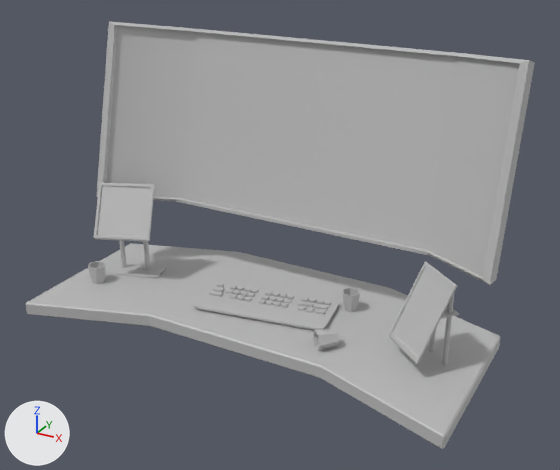
The FBX model Content/SOUSMALINPROJET/Art/tableau_de_board_grp.fbx as it was, and as the next commit left it.
Both versions are drawn from a camera (50 mm lens) standing at (2.27, -1.59, 3.16) and looking at (0.11, 2.34, 1.19). Arrows for +X, +Y and +Z are at lower left; the lights stay in place. Where no turn or scale is listed for an object, it has been applied to the vertices.

In view in the first picture: 'cup_1_msh', 'cup_2_msh', 'cup_3_msh', 'ecran_msh', 'keyboard_msh', 'little_screen_01_msh', 'little_screen_02_msh', 'table_01_msh'.
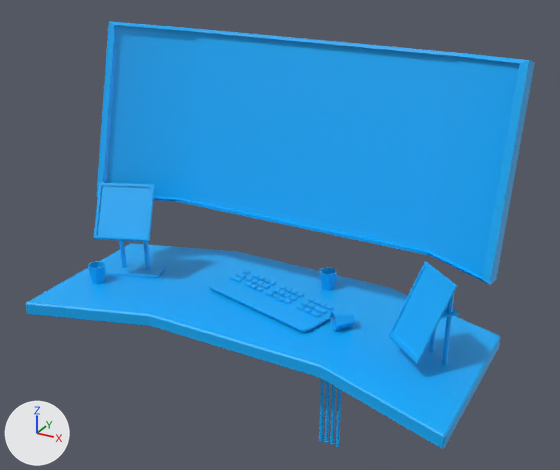
Changed parts and their boxes (x1, y1, x2, y2) in the pictures (560 x 470 px; the box of a moved part takes in the faces that stretch with it):
'ecran_msh', recoloured (grey to blue)
    both: (96, 21, 535, 285)
'table_01_msh', recoloured (grey to blue)
    both: (25, 243, 501, 449)
'keyboard_msh', moved
    before: (194, 281, 339, 330)
    after: (209, 268, 342, 332)
'Asset_1_msh', added (blue)
    after: (319, 379, 342, 447)
'cup_1_msh', recoloured, moved
    before: (313, 330, 339, 351)
    after: (330, 311, 355, 331)
'cup_2_msh', recoloured, moved
    before: (342, 287, 360, 312)
    after: (320, 267, 337, 291)
'cup_3_msh', recoloured (grey to blue)
    both: (88, 261, 106, 284)
part 1 of me_mesh_007, moved or reshaped
    both: (94, 182, 166, 278)
part 2 of me_mesh_007, recoloured (grey to blue)
    both: (119, 240, 151, 269)
part 3 of me_mesh_006, recoloured (grey to blue)
    both: (389, 262, 459, 364)

Diff of the bpy script that builds the scene:
```diff
--- a/Content/SOUSMALINPROJET/Art/tableau_de_board_grp.fbx.py
+++ b/Content/SOUSMALINPROJET/Art/tableau_de_board_grp.fbx.py
@@ mat_m_tableau_de_board @@
+mat_m_tableau_de_board = principled_material('M_tableau_de_board')
+mat_m_tableau_de_board.base_color = (0.0, 0.429, 1.0)  # blue #00afff
@@ me_mesh @@
 me_mesh.from_pydata(...)  # 32 vertices, 30 faces; spans x -1.39..1.39, y -0.38..0.38, z -0.63..0.63
-me_mesh.materials.append(mat_lambert2)  # grey #bcbcbc
+me_mesh.materials.append(mat_m_tableau_de_board)  # blue #00afff
@@ me_mesh_004 @@
 me_mesh_004.from_pydata(...)  # 26 vertices, 30 faces; spans x -0.0641..0.0641, y -0.0555..0.0555, z 0.0..0.1282
-me_mesh_004.materials.append(mat_lambert1)  # grey #bcbcbc
+me_mesh_004.materials.append(mat_m_tableau_de_board)  # blue #00afff
@@ me_mesh_006 @@
 me_mesh_006.from_pydata(...)  # 108 vertices, 122 faces; spans x -0.19..0.193, y -0.193..0.199, z -0.281..0.279
 # used by ob_little_screen_02_msh; location = (1.119, 2.154, 0.955)
+# me_mesh_006 part 3: 122 faces spanning x -0.19..0.193, y -0.193..0.199, z -0.281..0.279 switch from mat_lambert1 (grey #bcbcbc) to mat_m_tableau_de_board (blue #00afff)
@@ me_mesh_007 @@
 me_mesh_007.from_pydata(...)  # 132 vertices, 148 faces; spans x -0.229..0.227, y -0.191..0.197, z -0.34..0.338
 # used by ob_little_screen_01_msh; location = (-1.04, 2.242, 1.008)
+# me_mesh_007 part 1
+# 60 faces are deleted
+# 60 new faces join them
+# me_mesh_007 part 2: 148 faces spanning x -0.229..0.227, y -0.191..0.197, z -0.34..0.338 switch from mat_lambert1 (grey #bcbcbc) to mat_m_tableau_de_board (blue #00afff)
@@ me_mesh_001 @@
 me_mesh_001.from_pydata(...)  # 56 vertices, 58 faces; spans x -1.44..1.44, y -0.69..0.69, z -0.05..0.05
-me_mesh_001.materials.append(mat_lambert2)  # grey #bcbcbc
+me_mesh_001.materials.append(mat_m_tableau_de_board)  # blue #00afff
@@ me_mesh_003 @@
 me_mesh_003.from_pydata(...)  # 26 vertices, 30 faces; spans x -0.0641..0.0641, y -0.0555..0.0555, z 0.0..0.1282
-me_mesh_003.materials.append(mat_lambert1)  # grey #bcbcbc
+me_mesh_003.materials.append(mat_m_tableau_de_board)  # blue #00afff
@@ me_mesh_005 @@
 me_mesh_005.from_pydata(...)  # 26 vertices, 30 faces; spans x -0.136..0.033, y -0.136..0.033, z -0.056..0.056
-me_mesh_005.materials.append(mat_lambert1)  # grey #bcbcbc
+me_mesh_005.materials.append(mat_m_tableau_de_board)  # blue #00afff
@@ me_mesh_008 @@
+me_mesh_008.from_pydata(...)  # 172 vertices, 168 faces; spans x -0.074..0.073, y -0.016..0.016, z 0.0..0.625
+me_mesh_008.materials.append(mat_m_tableau_de_board)  # blue #00afff
@@ ob_cup_2_msh @@
 ob_cup_2_msh = bpy.data.objects.new('cup_2_msh', me_mesh_004)
-ob_cup_2_msh.location = (0.523, 2.534, 0.677)
+ob_cup_2_msh.location = (0.266, 2.733, 0.677)
@@ ob_cup_1_msh @@
 ob_cup_1_msh = bpy.data.objects.new('cup_1_msh', me_mesh_005)
-ob_cup_1_msh.location = (0.632, 2.087, 0.731)
+ob_cup_1_msh.location = (0.622, 2.339, 0.733)
@@ ob_keyboard_msh @@
 ob_keyboard_msh = bpy.data.objects.new('keyboard_msh', me_mesh_002)
-ob_keyboard_msh.location = (0.033, 2.289, 0.704)
+ob_keyboard_msh.location = (0.029, 2.393, 0.704)
@@ ob_asset_1_msh @@
+ob_asset_1_msh = bpy.data.objects.new('Asset_1_msh', me_mesh_008)
+ob_asset_1_msh.location = (0.632, 2.027, 0.0)
```
